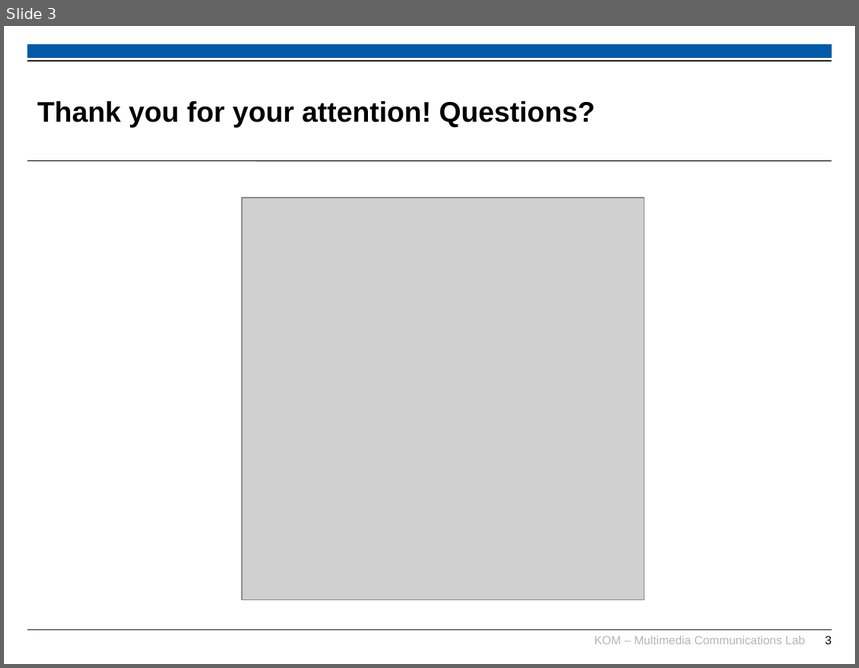
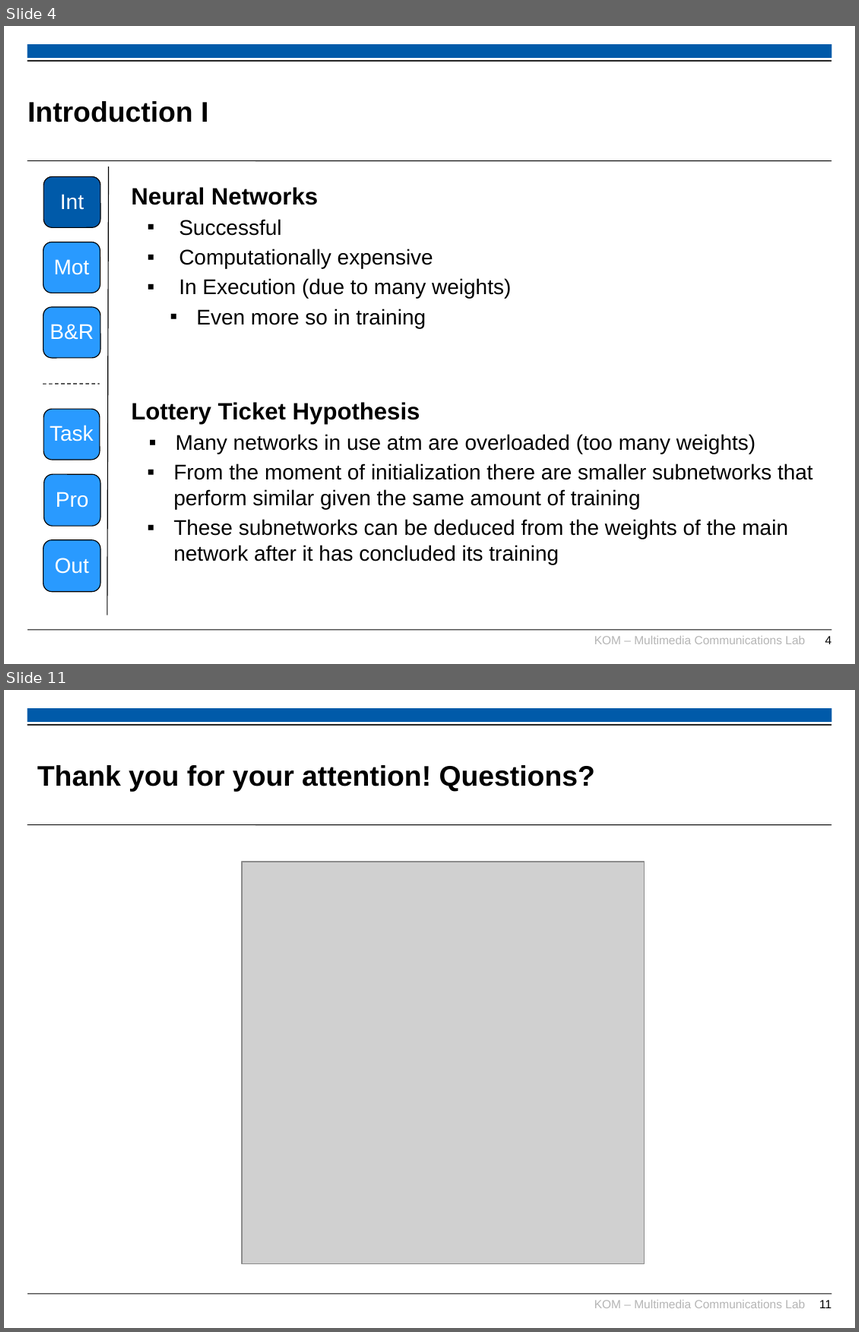
Before and after one commit to TimUnverzagt/Thesis, a slide deck: presentation/intermissionary_presentation.pptx. Shown one above the other, each under a label of ours: slide 3 before the commit, slides 4 and 11 after it; the slides between them are not shown. The pictures are 859x668 and 859x1332 pixels, drawn with LibreOffice and Linux fonts; fonts in the diff are those of the drawing; grey boxes stand for pictures; background and template pictures are left out. Boxes give left, top, right and bottom in pixels: in the first picture for what was removed or moved away, otherwise in the second. Text is boxed around its words. In the diff, an @@ line names an element or a change of style, - is before the commit and + after.

```diff
--- a/presentation/intermissionary_presentation.pptx
+++ b/presentation/intermissionary_presentation.pptx
@@ slide 4 added at [4,26,855,664], background #FFFFFF; not listed: 6 template elements that a slide beside it also shows @@
@@ title added at [28,101,208,123], 24 pt, text #000000, bold @@
+Introduction I
@@ rounded rectangle added at [44,176,101,227], fill #005AA9, outline #000000 0.75 pt, 18 pt, text #FFFFFF @@
+Int
@@ line added from (109, 167) to (107, 616), #000000 0.75 pt @@
@@ text added at [131,187,813,565], 18 pt, text #000000 @@
+Neural Networks
+  ▪ Successful
+  ▪ Computationally expensive
+  ▪ In Execution (due to many weights)
+    ▪ Even more so in training
+Lottery Ticket Hypothesis
+    ▪ Many networks in use atm are overloaded (too many weights)
+  ▪ From the moment of initialization there are smaller subnetworks that perform similar given the same amount of training
+  ▪ These subnetworks can be deduced from the weights of the main network after it has concluded its training
@@ rounded rectangle added at [44,242,101,294], fill #299AFF, outline #000000 0.75 pt, 18 pt, text #FFFFFF @@
+Mot
@@ rounded rectangle added at [44,307,101,358], fill #299AFF, outline #000000 0.75 pt, 18 pt, text #FFFFFF @@
+B&R
@@ line added from (44, 385) to (99, 383), #000000 0.75 pt dashed @@
@@ rounded rectangle added at [44,409,101,460], fill #299AFF, outline #000000 0.75 pt, 18 pt, text #FFFFFF @@
+Task
@@ rounded rectangle added at [44,474,101,527], fill #299AFF, outline #000000 0.75 pt, 18 pt, text #FFFFFF @@
+Pro
@@ rounded rectangle added at [44,540,101,592], fill #299AFF, outline #000000 0.75 pt, 18 pt, text #FFFFFF @@
+Out
@@ what was slide 3 is now slide 11 @@
@@ page number at [819,1300,832,1309]: text changed @@
-3
+11
```
Also in this commit, not shown: 1 slide changed, 8 other slides added, 1 slide removed, 1 other file.
